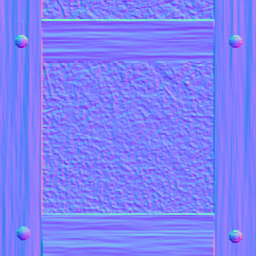
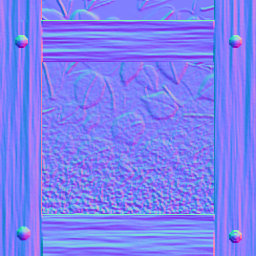
Revision of a layered 256×256 image; what changed, layer by layer:
removed layer "normalmap" over [0, 0, 256, 256]
removed layer "Buttons" over [16, 36, 241, 242]
renamed "crate.png" to "frame", painted on it over [0, 0, 256, 256]
"leavesTemperate.png": opacity 40% → 100%, painted on it over [0, 0, 256, 256]
removed layer "grassRainforest.png" (was 40%) over [0, 0, 256, 254]
removed layer "Dirt" over [0, 0, 256, 256]
added layer "grassGeneric.png" above "dirt.png" over [0, 0, 256, 255]
added layer "dirt.png" over [0, 0, 256, 256]
